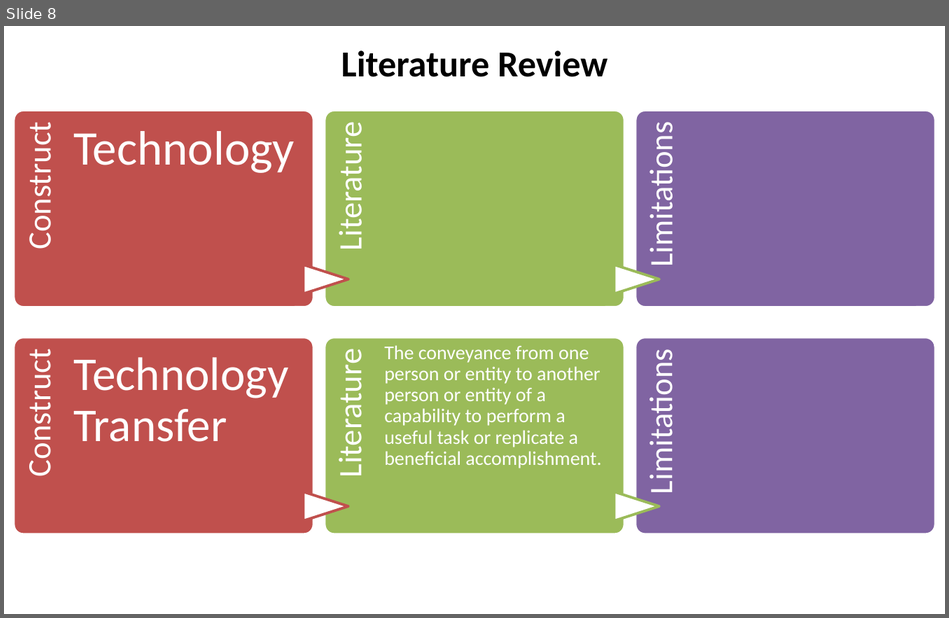
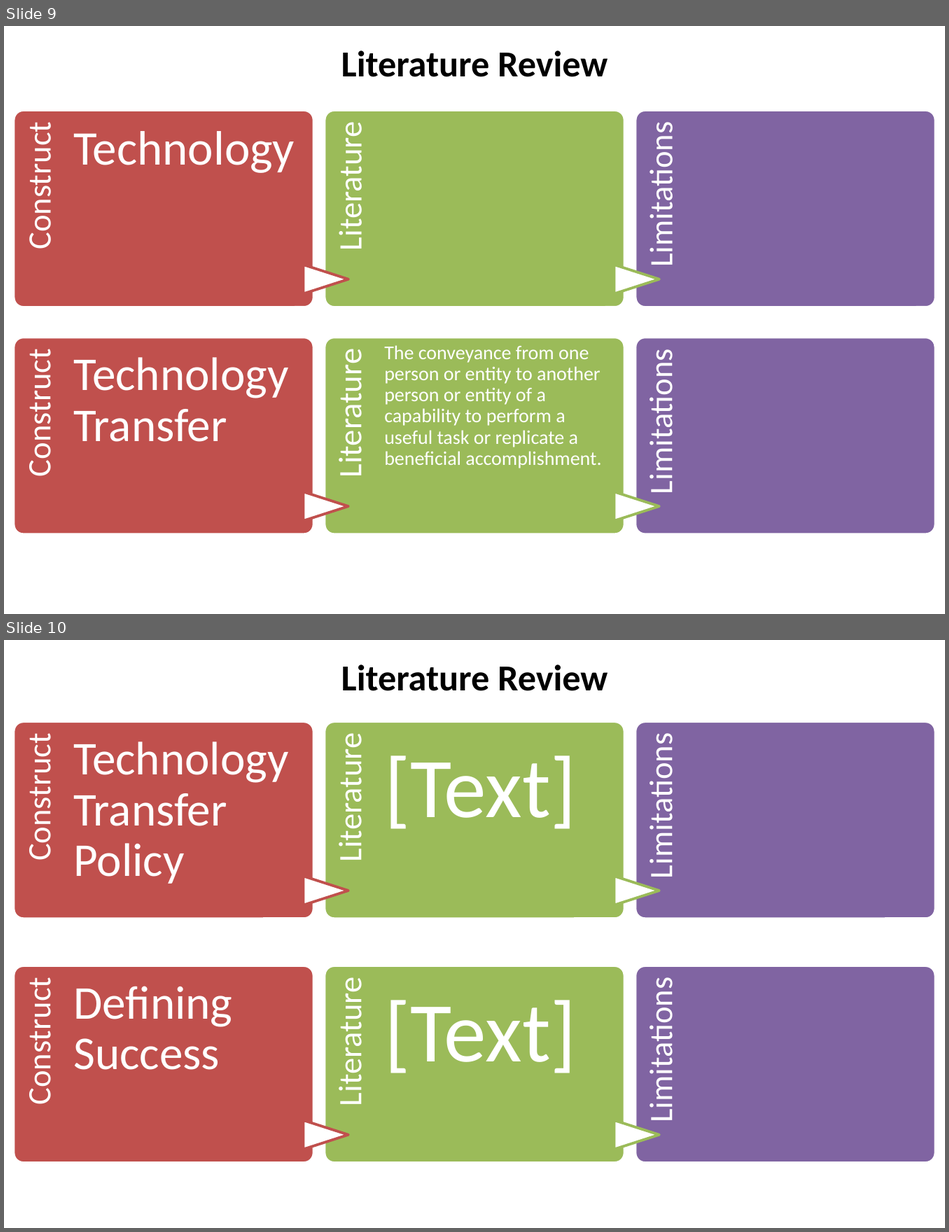
Before and after one commit to SLU-Courses-Townes/SOC5600, a slide deck: FinalProject/Presentation/Townes_SOC5600_FinalProject_Presentation.pptx. Shown one above the other, each under a label of ours: slide 8 before the commit, slides 9 and 10 after it. The pictures are 949x618 and 949x1232 pixels, drawn with LibreOffice and Linux fonts; fonts in the diff are those of the drawing. Boxes give left, top, right and bottom in pixels: in the first picture for what was removed or moved away, otherwise in the second. Text is boxed around its words. In the diff, an @@ line names an element or a change of style, - is before the commit and + after.

```diff
--- a/FinalProject/Presentation/Townes_SOC5600_FinalProject_Presentation.pptx
+++ b/FinalProject/Presentation/Townes_SOC5600_FinalProject_Presentation.pptx
@@ slide 10 added at [4, 640, 945, 1228], background #FFFFFF @@
@@ text added at [341, 664, 607, 691], 28 pt, text #000000, bold @@
+Literature Review
@@ group added at [13, 722, 936, 919]: 5 texts, 3 rounded rectangles, 2 flow chart extracts @@
+Construct
+Technology Transfer Policy
+Literature
+[Text]
+Limitations
@@ group added at [13, 966, 936, 1163]: 5 texts, 3 rounded rectangles, 2 flow chart extracts @@
+Construct
+Defining Success
+Literature
+[Text]
+Limitations
@@ what was slide 8 is now slide 9 @@
```
Also in this commit, not shown: 2 slides changed, 7 other slides added, 11 slides removed.
